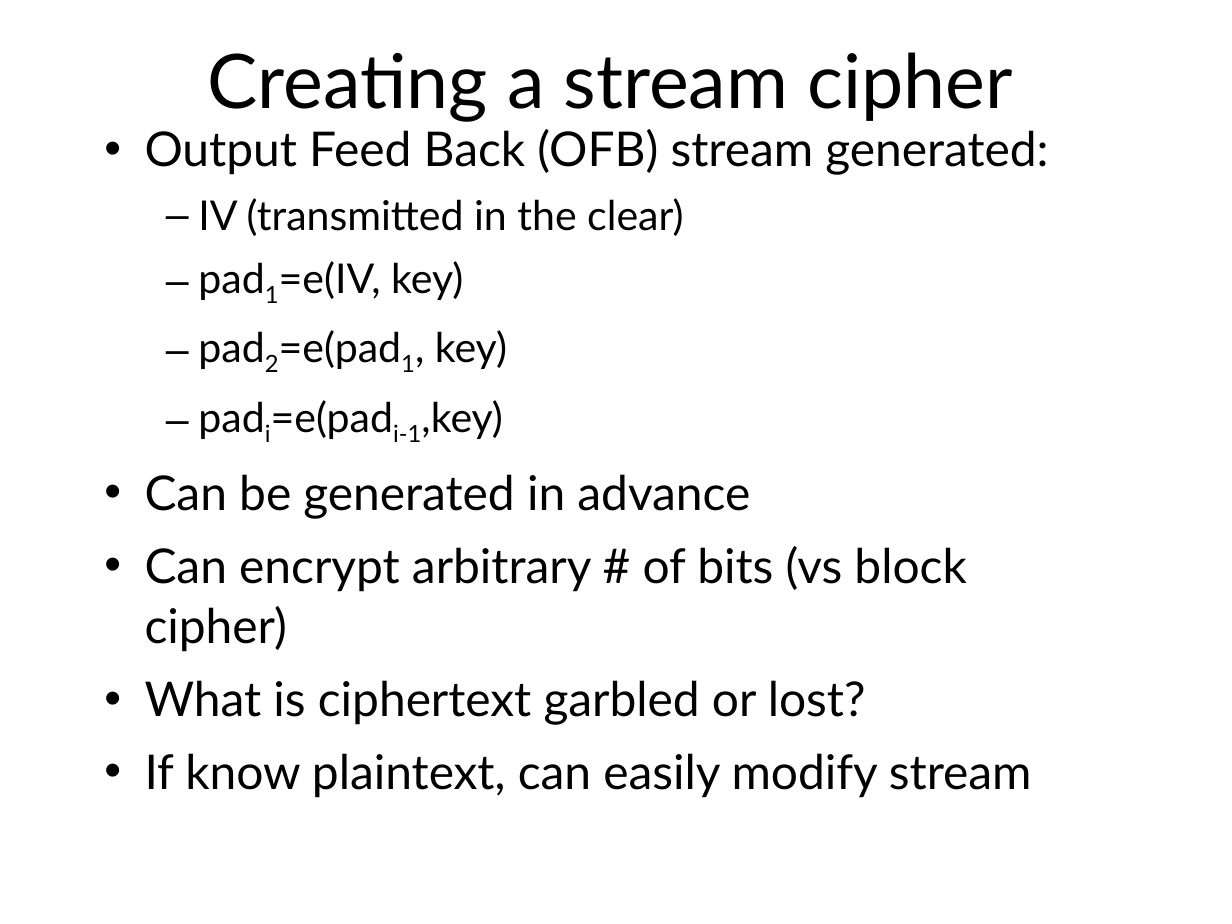
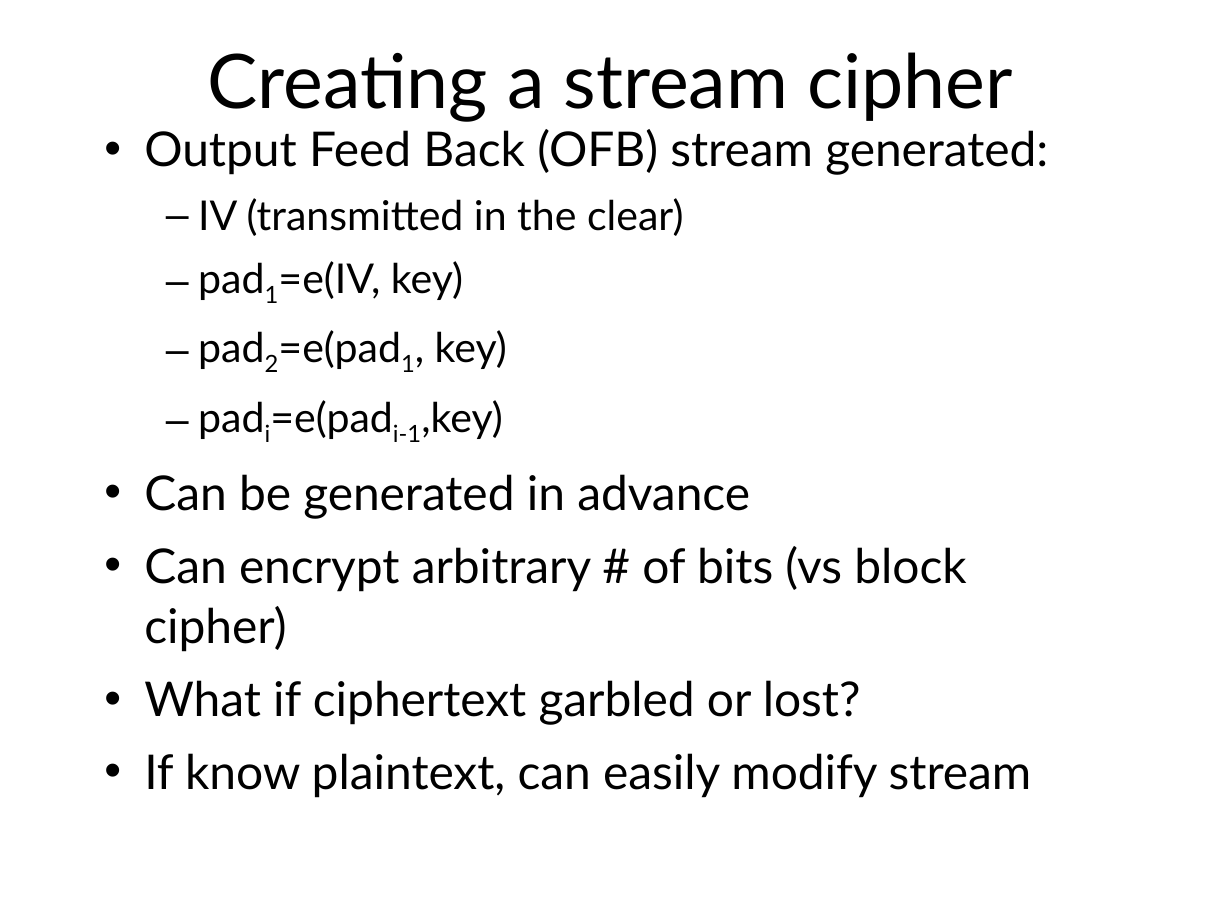
Before and after one commit to sftcd/cs7053, a slide deck: slide 64 of 2016lectures/03-crypto.ppt. Drawn at 1232x924 pixels with LibreOffice and Linux fonts; fonts in the diff are those of the drawing. Boxes give left, top, right and bottom in pixels: in the first picture for what was removed or moved away, otherwise in the second. Text is boxed around its words. In the diff, an @@ line names an element or a change of style, - is before the commit and + after.

```diff
--- a/2016lectures/03-crypto.ppt
+++ b/2016lectures/03-crypto.ppt
@@ text at <box>144,129,1048,798</box>: indent changed @@
@@ text at <box>144,680,861,725</box>: text changed @@
-• What is ciphertext garbled or lost?
+• What if ciphertext garbled or lost?
```
Also in this commit, not shown: 79 other slides changed, 1 other file.
